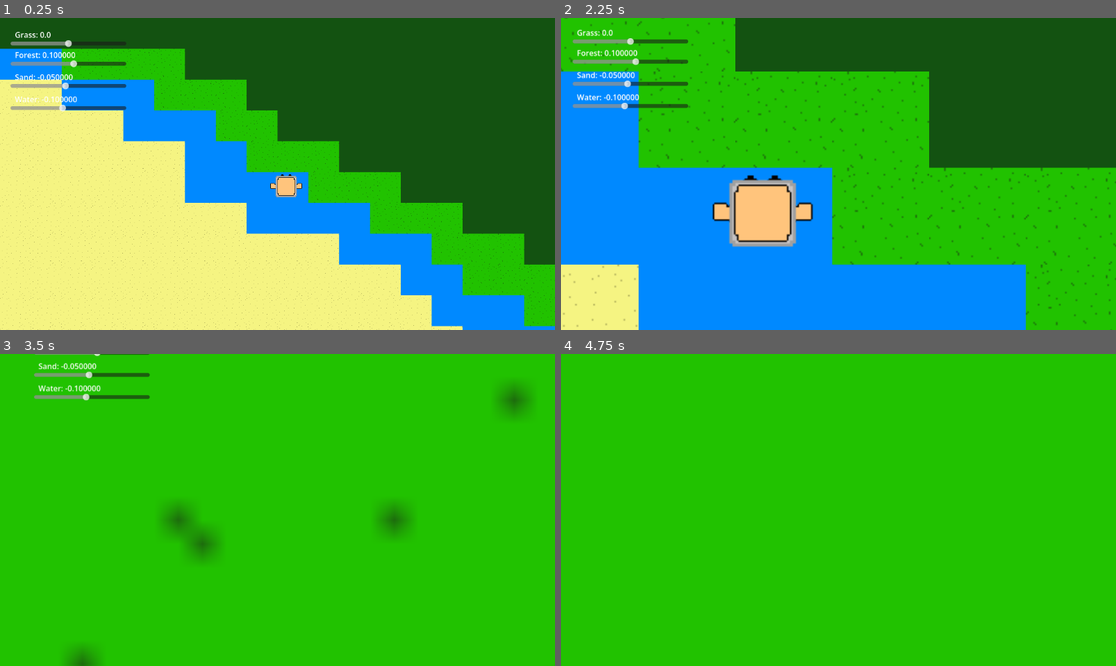
Above: before the commit, frames 1-4 (two rows, left to right).
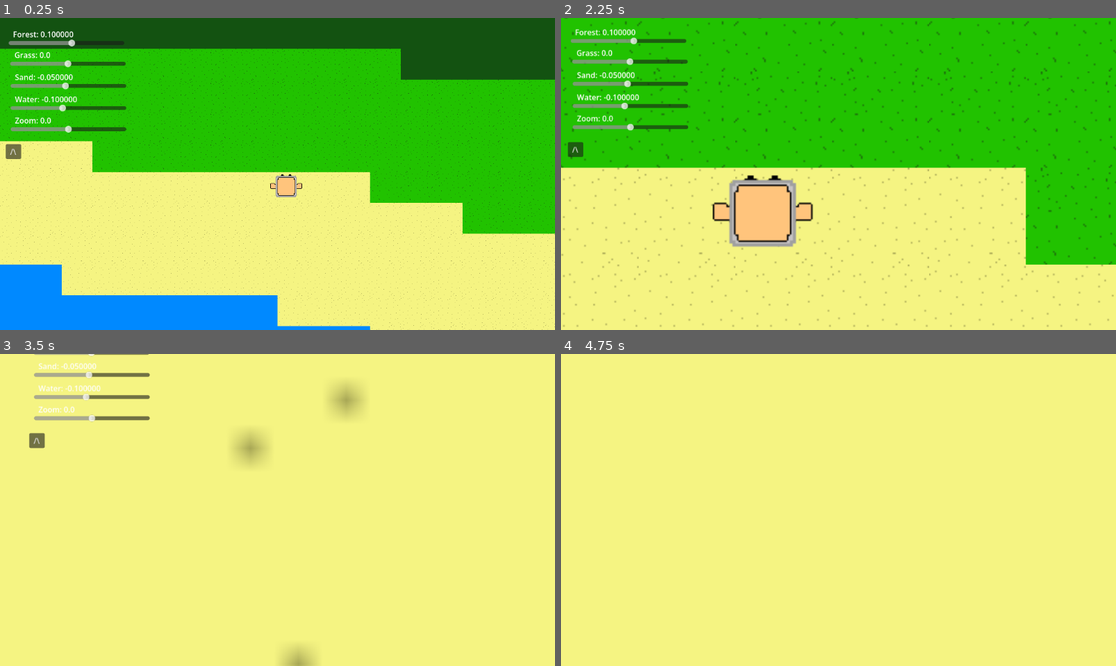
Above: after the commit, the same moments.

Repository: g7jhq/Auto-Game
Game: Godot game, scene res://main.tscn
Two runs of this game, one before a commit and one after it. Both use one fixed random seed, a clock stepped at 60 frames per second and the inputs below.
Inputs (mouse positions are in pixels of both pictures, inside the frame that each line leads up to):
- Up to frame 1 (0.25 s): no input
- Up to frame 2 (2.25 s): click (572, 152) at 0.5 s, where only the run after the commit has a clickable "/\"; click (577, 30) at 1.25 s, where only the run after the commit has a clickable "\/"; tap Enter at 2 s; move the mouse to (960, 158) at 2.02 s; hold D (right) from 2.03 s (still down); hold Mouse wheel up (zoom in) from 2.03 s (still down)
- Up to frame 3 (3.5 s): move the mouse to (166, 525) at 2.77 s; release D (right) at 2.78 s; release Mouse wheel up (zoom in) at 2.78 s; hold S (down) from 2.78 s (still down); tap Mouse wheel down (zoom out) at 2.85 s
- Up to frame 4 (4.75 s): move the mouse to (894, 441) at 3.52 s; release S (down) at 3.53 s; hold D (right) 3.53-4.28 s; hold Mouse wheel up (zoom in) 3.53-4.28 s; tap R (restart) at 4.25 s; move the mouse to (810, 572) at 4.27 s; hold W (up) from 4.28 s (still down); tap Mouse wheel down (zoom out) at 4.35 s

The runs differ from the first frame. In frame 1, 56% of the frame differs, in the area x 0-100%, y 4-100%; in frame 2, 68%; in frame 3, 100%; in frame 4, 100%, in the area x 0-100%, y 0-100%.

Commit message:
fixed the terrain gen debug, added show hide UI

Diff:
--- a/auto-game/control.gd
+++ b/auto-game/control.gd
@@ -1,5 +1,5 @@
 extends Control
-
+var UI = true
 
 func _ready() -> void:
 	$Grass.value = $"../../terraingen".grass_height
@@ -43,3 +43,9 @@
 	$Forest/FL.text = "Forest: %f" % $Forest.value
 	$"../../terraingen".forest_height = $Forest.value
 	$"../../terraingen".generate_terrain()
+
+
+func _on_hide_ui_pressed() -> void:
+	UI = !UI
+	for item in get_children():
+		item.visible = !item.visible
--- a/auto-game/main.tscn
+++ b/auto-game/main.tscn
@@ -42,7 +42,7 @@
 "duration": 1.0,
 "texture": SubResource("AtlasTexture_5vw27")
 }],
-"loop": true,
+"loop": 1,
 "name": &"default",
 "speed": 5.0
 }, {
@@ -53,7 +53,7 @@
 "duration": 1.0,
 "texture": SubResource("AtlasTexture_4c57u")
 }],
-"loop": true,
+"loop": 1,
 "name": &"interacting",
 "speed": 5.0
 }, {
@@ -70,7 +70,7 @@
 "duration": 1.0,
 "texture": SubResource("AtlasTexture_w48qg")
 }],
-"loop": true,
+"loop": 1,
 "name": &"walking",
 "speed": 5.0
 }]
@@ -92,7 +92,6 @@
 
 [sub_resource type="FastNoiseLite" id="FastNoiseLite_5vw27"]
 noise_type = 0
-frequency = 0.0418
 
 [node name="root" type="Node2D" unique_id=1285388467]
 script = ExtResource("1_h2yge")
@@ -121,10 +120,10 @@
 
 [node name="Grass" type="HSlider" parent="camera/Control" unique_id=118194845]
 layout_mode = 0
-offset_left = -555.0
-offset_top = -277.0
-offset_right = -315.0
-offset_bottom = -261.0
+offset_left = -556.0
+offset_top = -235.0
+offset_right = -316.0
+offset_bottom = -219.0
 min_value = -1.0
 max_value = 1.0
 step = 0.01
@@ -175,21 +174,57 @@
 
 [node name="Forest" type="HSlider" parent="camera/Control" unique_id=1643765093]
 layout_mode = 0
+offset_left = -559.0
+offset_top = -278.0
+offset_right = -319.0
+offset_bottom = -262.0
+min_value = -1.0
+max_value = 1.0
+step = 0.01
+
+[node name="FL" type="Label" parent="camera/Control/Forest" unique_id=1482537795]
+layout_mode = 0
+offset_left = 9.0
+offset_top = -22.0
+offset_right = 84.0
+offset_bottom = 1.0
+text = "Forest: 0.0"
+
+[node name="Zoom" type="HSlider" parent="camera/Control" unique_id=2113168156]
+layout_mode = 0
 offset_left = -555.0
-offset_top = -235.0
+offset_top = -99.0
 offset_right = -315.0
-offset_bottom = -219.0
-min_value = -1.0
-max_value = 1.0
-step = 0.01
-
-[node name="FL" type="Label" parent="camera/Control/Forest" unique_id=1482537795]
-layout_mode = 0
-offset_left = 9.0
-offset_top = -22.0
-offset_right = 84.0
-offset_bottom = 1.0
-text = "Forest: 0.0"
+offset_bottom = -83.0
+min_value = -1.0
+max_value = 1.0
+step = 0.01
+
+[node name="ZL" type="Label" parent="camera/Control/Zoom" unique_id=1396027132]
+layout_mode = 0
+offset_left = 9.0
+offset_top = -22.0
+offset_right = 84.0
+offset_bottom = 1.0
+text = "Zoom: 0.0"
+
+[node name="Hide UI" type="Button" parent="camera/Control" unique_id=1848640155]
+layout_mode = 0
+offset_left = -565.0
+offset_top = -60.0
+offset_right = -533.0
+offset_bottom = -29.0
+text = "/\\"
+
+[node name="Show UI" type="Button" parent="camera/Control" unique_id=1947614973]
+visible = false
+z_index = 1
+layout_mode = 0
+offset_left = -562.0
+offset_top = -312.0
+offset_right = -532.0
+offset_bottom = -281.0
+text = "\\/"
 
 [node name="background" type="TileMapLayer" parent="." unique_id=684206419]
 tile_set = SubResource("TileSet_272bh")
@@ -205,3 +240,5 @@
 [connection signal="value_changed" from="camera/Control/Water" to="camera/Control" method="_on_water_value_changed"]
 [connection signal="value_changed" from="camera/Control/Sand" to="camera/Control" method="_on_sand_value_changed"]
 [connection signal="value_changed" from="camera/Control/Forest" to="camera/Control" method="_on_forest_value_changed"]
+[connection signal="pressed" from="camera/Control/Hide UI" to="camera/Control" method="_on_hide_ui_pressed"]
+[connection signal="pressed" from="camera/Control/Show UI" to="camera/Control" method="_on_hide_ui_pressed"]
--- a/auto-game/project.godot
+++ b/auto-game/project.godot
@@ -12,7 +12,7 @@
 
 config/name="auto game"
 run/main_scene="uid://be5fl8jjttxxk"
-config/features=PackedStringArray("4.6", "Forward Plus")
+config/features=PackedStringArray("4.7", "Forward Plus")
 config/icon="res://icon.svg"
 
 [input]
--- a/auto-game/terrain_generator.gd
+++ b/auto-game/terrain_generator.gd
@@ -24,9 +24,9 @@
 		for y in range(height):
 			var n2d = noise.get_noise_2d(x*noise_scale, y*noise_scale)
 			if n2d < water_height:
+				terrain.set_cell(Vector2i(x,y), 0, Vector2i(4,0))
+			elif n2d < sand_height && sand_height >= water_height:
 				terrain.set_cell(Vector2i(x,y), 0, Vector2i(0,4))
-			elif n2d < sand_height && sand_height >= water_height:
-				terrain.set_cell(Vector2i(x,y), 0, Vector2i(4,0))
 			elif n2d < grass_height && grass_height >= sand_height:
 				terrain.set_cell(Vector2i(x,y), 0, Vector2i(0,0))
 			else:
